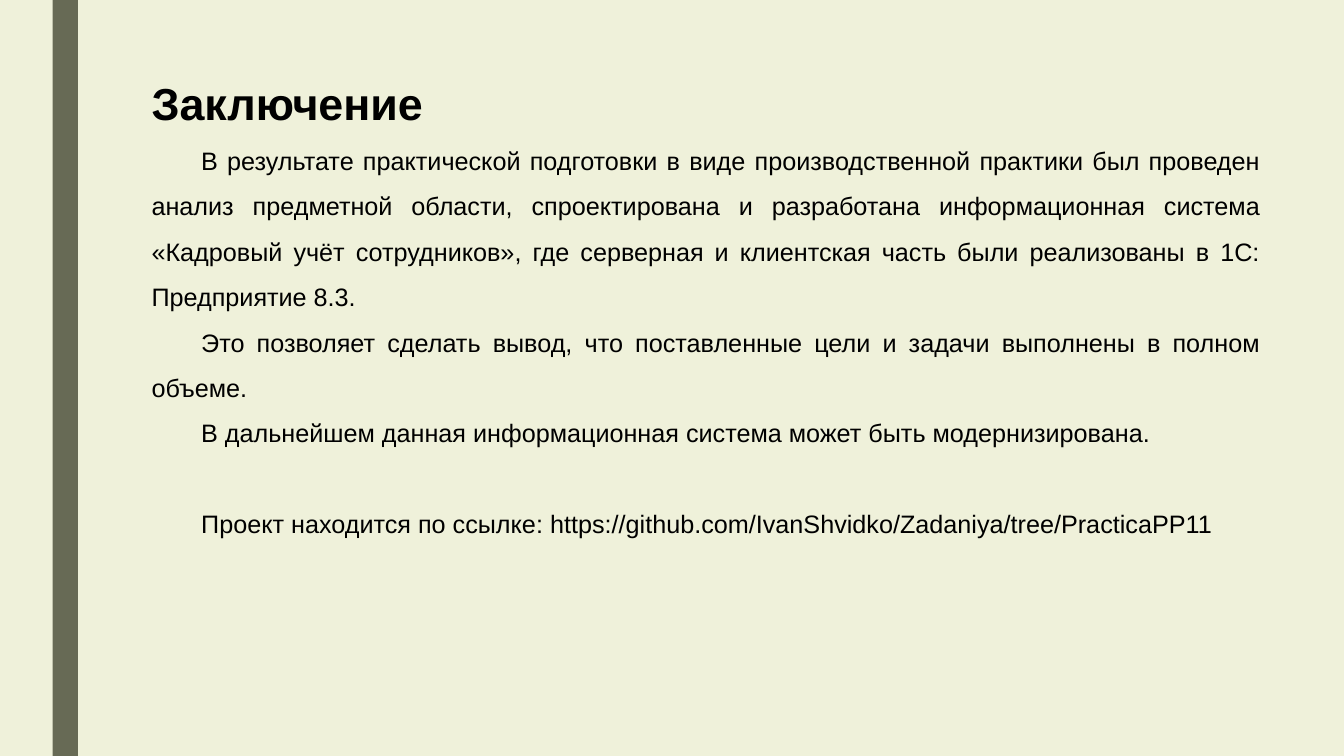
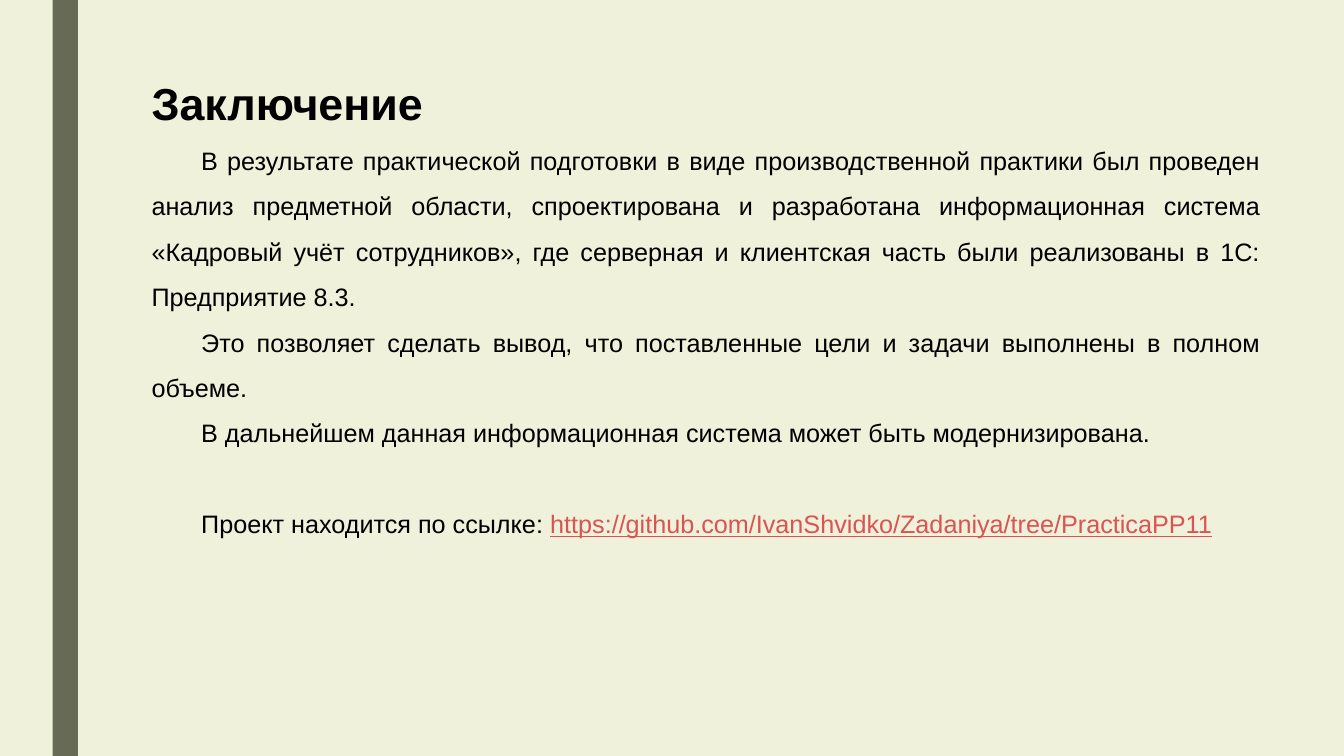
Before and after one commit to IvanShvidko/-, a slide deck: slide 13 of Презентация по производственной практике.pptx. Drawn at 1344x756 pixels with LibreOffice and Linux fonts; fonts in the diff are those of the drawing. Boxes give left, top, right and bottom in pixels: in the first picture for what was removed or moved away, otherwise in the second. Text is boxed around its words. In the diff, an @@ line names an element or a change of style, - is before the commit and + after.

```diff
--- a/Презентация по производственной практике.pptx
+++ b/Презентация по производственной практике.pptx
@@ text at <box>201,515,1212,539</box>: text colour #000000 to #DB5353, underline on in "https://github.com/IvanShvidko/Zadaniya/tree/PracticaPP11" @@
```
Also in this commit, not shown: 1 other file.
